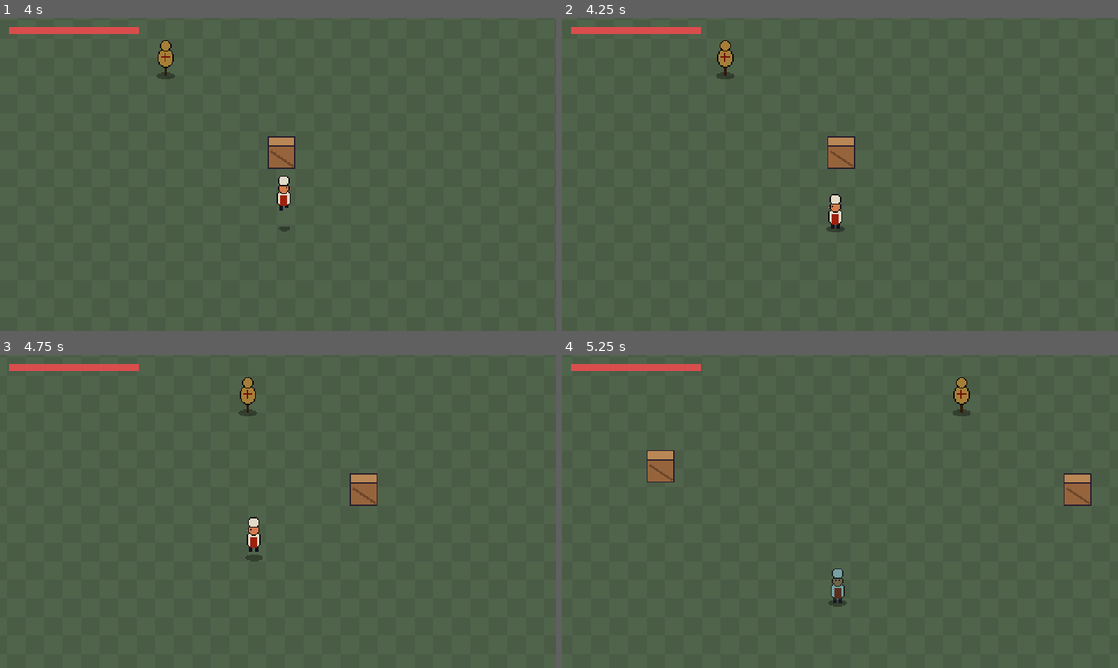
Above: before the commit, frames 1-4 (two rows, left to right).
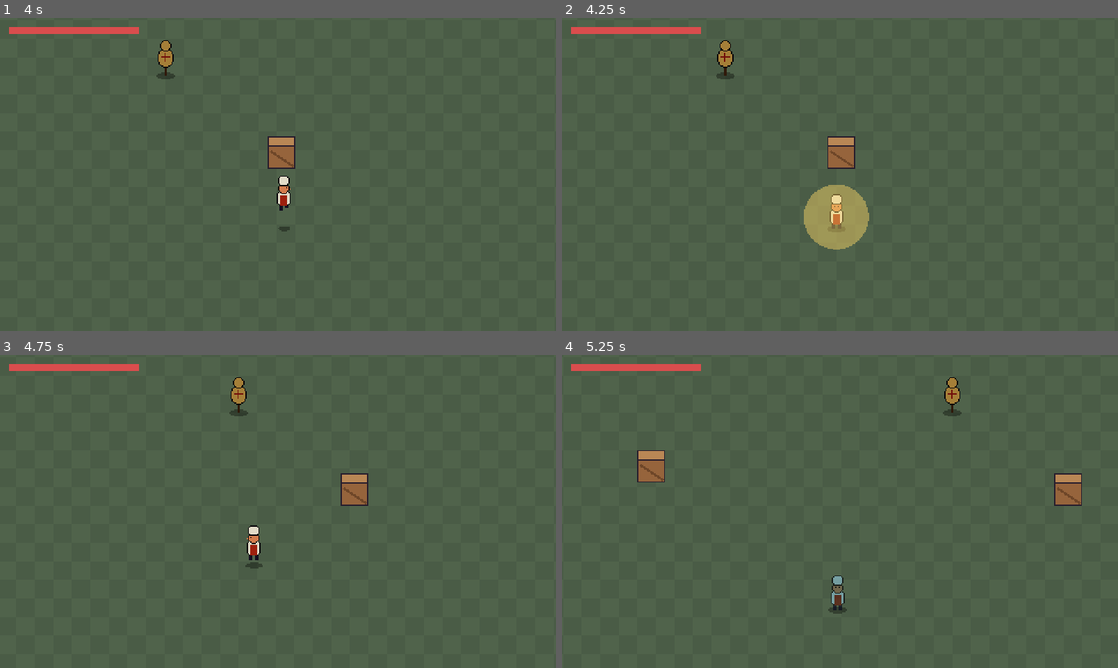
Above: after the commit, the same moments.

Repository: xNeku/cookerlegacy
Game: Godot game, scene res://game/main/main.tscn
Same seed, same stepped clock (60 frames per second), same inputs: the game is played once before the commit and once after it.
Inputs (mouse positions are in pixels of both pictures, inside the frame that each line leads up to):
- Up to frame 1 (4 s): tap Enter at 0.5 s; move the mouse to (400, 158) at 0.52 s; hold D (move_right) 0.53-1.28 s; hold K (attack_heavy) 0.53-1.28 s; click (400, 158) at 0.67 s; tap Space (jump) at 0.77, 1.07, 1.52, 1.82, 2.3, 2.85, 3.02, 3.32, 3.77 s; tap J (attack_light) at 0.8, 1.35, 3.8 s; move the mouse to (166, 190) at 1.27 s; hold S (move_down) 1.28-2.03 s; click (166, 190) at 1.42 s; tap L (dash) at 1.55, 2.1 s; move the mouse to (333, 105) at 2.02 s; hold D (move_right) 2.03-2.78 s; click (333, 105) at 2.17 s; move the mouse to (250, 237) at 2.77 s; hold W (move_up) 2.78-3.53 s; click (250, 237) at 2.92 s; tap K (attack_heavy) at 3.05 s; move the mouse to (444, 221) at 3.52 s; hold A (move_left) from 3.53 s (still down); hold K (attack_heavy) from 3.53 s (still down); click (444, 221) at 3.67 s
- Up to frame 2 (4.25 s): keep holding A (move_left); keep holding K (attack_heavy); tap Space (jump) at 4.07 s; tap Q (skill_1) at 4.15 s
- Up to frame 3 (4.75 s): keep holding A (move_left); move the mouse to (111, 464) at 4.27 s; release K (attack_heavy) at 4.28 s; tap J (attack_light) at 4.35 s; click (111, 464) at 4.42 s; tap Space (jump) at 4.52 s; tap L (dash) at 4.55 s
- Up to frame 4 (5.25 s): tap Space (jump) at 4.82 s; move the mouse to (867, 511) at 5.02 s; release A (move_left) at 5.03 s; hold S (move_down) from 5.03 s (still down); tap L (dash) at 5.1 s; click (867, 511) at 5.17 s

Frame 1 is identical in both runs. In frame 2, 1.9% of the frame differs, in the area x 43-56%, y 53-74%; in frame 3, 1.2%; in frame 4, 1.6%.

Commit message:
B-012: golpe giratorio (R1/Q): área circular multi-golpe con empuje radial, se mueve girando, enfriamiento, cancelable y en el aire; Hitbox dibuja rect/círculo
Co-Authored-By: Claude Opus 5.5 <noreply@anthropic.com>
Claude-Session: https://claude.ai/code/session_019opLeEuLpxTACDT7pgCg4z

Diff:
--- a/game/combat/attack_data.gd
+++ b/game/combat/attack_data.gd
@@ -18,6 +18,9 @@
 @export var cancel_from: float = 0.0
 
 @export_group("Daño")
+## Cada cuánto vuelve a golpear mientras la ventana de daño sigue abierta (s).
+## 0 = un solo impacto por golpe.
+@export var multi_hit_interval: float = 0.0
 @export var damage: float = 10.0
 ## Fuerza del empujón al enemigo (px/s).
 @export var knockback: float = 80.0
@@ -28,6 +31,9 @@
 @export var knockup_height: float = 0.0
 
 @export_group("Área")
+## Área circular alrededor del atacante (giro...): empuja a cada uno hacia fuera.
+## Con radial, el diámetro es hitbox_size.x y hitbox_distance se ignora.
+@export var radial: bool = false
 ## Tamaño del área de golpe (largo hacia delante, ancho).
 @export var hitbox_size: Vector2 = Vector2(22, 18)
 ## Distancia del centro del área al cuerpo.
--- a/game/combat/hit_feedback.gd
+++ b/game/combat/hit_feedback.gd
@@ -40,5 +40,6 @@
 			break
 	var parent := get_tree().current_scene if get_tree().current_scene else hurtbox.owner.get_parent()
 	parent.add_child(spark)
-	spark.global_position = target_pos - hitbox.direction * 4.0
-	spark.rotation = hitbox.direction.angle()
+	var dir := hitbox.get_knockback_direction(target_pos)
+	spark.global_position = target_pos - dir * 4.0
+	spark.rotation = dir.angle()
--- a/game/combat/hitbox.gd
+++ b/game/combat/hitbox.gd
@@ -8,6 +8,8 @@
 
 ## Pinta el área mientras está activa. Útil mientras no hay animación de ataque.
 @export var show_debug_shape: bool = true
+## Color del área pintada.
+@export var debug_color: Color = Color(1, 0.85, 0.4, 0.45)
 
 ## Golpe actual (daño, empuje, hitstop, temblor...). Lo lee quien recibe y el feedback.
 var attack: AttackData
@@ -20,13 +22,19 @@
 	get:
 		return attack.knockback if attack else 0.0
 
+var _active_flag: bool = false
+var _debug_visible: bool = false
+var _rect_shape: RectangleShape2D
+var _circle_shape: CircleShape2D
+
 @onready var _shape: CollisionShape2D = %Shape
-@onready var _debug_shape: ColorRect = %DebugShape
 
 
 func _ready() -> void:
-	# Cada instancia necesita su propia forma, porque cambiamos su tamaño por golpe.
-	_shape.shape = _shape.shape.duplicate()
+	# Cada instancia tiene sus propias formas, porque cambian de tamaño por golpe.
+	_rect_shape = _shape.shape.duplicate()
+	_circle_shape = CircleShape2D.new()
+	_shape.shape = _rect_shape
 	set_active(false)
 
 
@@ -35,17 +43,44 @@
 	attack = new_attack
 	direction = dir
 	rotation = dir.angle()
-	var size := new_attack.hitbox_size
-	(_shape.shape as RectangleShape2D).size = size
-	_shape.position = Vector2(new_attack.hitbox_distance, 0.0)
-	_debug_shape.size = size
-	_debug_shape.position = _shape.position - size / 2.0
+	if new_attack.radial:
+		_circle_shape.radius = new_attack.hitbox_size.x / 2.0
+		_shape.shape = _circle_shape
+		_shape.position = Vector2.ZERO
+	else:
+		_rect_shape.size = new_attack.hitbox_size
+		_shape.shape = _rect_shape
+		_shape.position = Vector2(new_attack.hitbox_distance, 0.0)
+	queue_redraw()
 
 
 func set_active(active: bool) -> void:
+	if active == _active_flag:
+		return
+	_active_flag = active
 	_shape.set_deferred("disabled", not active)
-	_debug_shape.visible = active and show_debug_shape
+	_debug_visible = active and show_debug_shape
+	queue_redraw()
 
 
 func is_active() -> bool:
-	return not _shape.disabled
+	return _active_flag
+
+
+## Dirección del empujón para quien está en `target_position`: la del golpe,
+## o hacia fuera desde el centro si el golpe es radial.
+func get_knockback_direction(target_position: Vector2) -> Vector2:
+	if attack and attack.radial:
+		var away := target_position - global_position
+		return away.normalized() if not away.is_zero_approx() else direction
+	return direction
+
+
+
+func _draw() -> void:
+	if not _debug_visible or attack == null:
+		return
+	if attack.radial:
+		draw_circle(Vector2.ZERO, _circle_shape.radius, debug_color)
+	else:
+		draw_rect(Rect2(_shape.position - _rect_shape.size / 2.0, _rect_shape.size), debug_color)
--- a/game/combat/hitbox.tscn
+++ b/game/combat/hitbox.tscn
@@ -15,11 +15,3 @@
 unique_name_in_owner = true
 shape = SubResource("RectangleShape2D_hit")
 disabled = true
-
-[node name="DebugShape" type="ColorRect" parent="."]
-unique_name_in_owner = true
-visible = false
-offset_right = 22.0
-offset_bottom = 18.0
-mouse_filter = 2
-color = Color(1, 0.85, 0.4, 0.45)
--- a/game/enemies/enemy.gd
+++ b/game/enemies/enemy.gd
@@ -117,7 +117,7 @@
 	var heavy := hb.attack != null and hb.attack.is_heavy
 	var resistance := data.heavy_knockback_resistance if heavy else data.knockback_resistance
 	# Empujón (también al morir: sale despedido).
-	velocity = hb.direction * hb.knockback * (1.0 - resistance)
+	velocity = hb.get_knockback_direction(global_position) * hb.knockback * (1.0 - resistance)
 	var current := state_machine.current.name
 	if health.current <= 0.0 or current == &"Bones":
 		return
--- a/game/player/player.gd
+++ b/game/player/player.gd
@@ -26,6 +26,14 @@
 @export var charged_attack: ComboData
 ## Parte de la velocidad que se conserva al empezar un golpe (0 = frena en seco, 1 = toda).
 @export_range(0.0, 1.0) var attack_momentum_keep: float = 0.4
+
+@export_group("Golpe giratorio (R1 / Q)")
+## El golpe del giro (área circular, multi-golpe). En Fase 4 vendrá del arma.
+@export var spin_attack: AttackData
+## Espera entre giros (s), contada desde que empieza uno.
+@export var spin_cooldown: float = 1.2
+## Cada cuánto cambia de dirección el sprite al girar (s). Placeholder hasta tener animación.
+@export var spin_face_period: float = 0.04
 
 @export_group("Carga (△ mantenido)")
 ## Segundos manteniendo △ hasta tener la carga llena.
@@ -106,12 +114,14 @@
 var gravity_paused: bool = false
 
 ## Acciones que pasan por el buffer de input.
-const BUFFERED_ACTIONS: Array[StringName] = [&"attack_light", &"attack_heavy", &"dash", &"jump"]
+const BUFFERED_ACTIONS: Array[StringName] = [&"attack_light", &"attack_heavy", &"dash", &"jump", &"skill_1"]
 
 ## Reloj de juego (s): avanza con el tiempo del juego, así que se para en el hitstop.
 ## El buffer y los combos miden con este, no con el reloj real.
 var _clock: float = 0.0
 var _vertical_speed: float = 0.0
+## Momento (reloj de juego) en que se puede volver a girar.
+var _spin_ready_at: float = 0.0
 ## Invulnerabilidad que queda tras recibir un golpe (s).
 var _iframes_left: float = 0.0
 var _dash_charges: int = 0
@@ -222,6 +232,14 @@
 	_dash_charges -= 1
 
 
+func can_spin() -> bool:
+	return spin_attack != null and _clock >= _spin_ready_at
+
+
+func start_spin_cooldown() -> void:
+	_spin_ready_at = _clock + spin_cooldown
+
+
 func is_airborne() -> bool:
 	return height > 0.0 or _vertical_speed > 0.0
 
@@ -285,7 +303,7 @@
 
 
 func _on_hit_received(hb: Hitbox) -> void:
-	velocity = hb.direction * hb.knockback
+	velocity = hb.get_knockback_direction(global_position) * hb.knockback
 	_iframes_left = hurt_iframes
 	HitStop.freeze(hurt_hitstop)
 	get_tree().call_group(&"game_camera", &"shake", hurt_shake, 0.15)
--- a/game/player/player.tscn
+++ b/game/player/player.tscn
@@ -21,6 +21,8 @@
 [ext_resource type="Script" path="res://game/fx/hit_flash.gd" id="19_flash"]
 [ext_resource type="Material" path="res://game/fx/hit_flash_material.tres" id="20_mat"]
 [ext_resource type="Script" path="res://game/player/states/hurt.gd" id="21_hurt"]
+[ext_resource type="Script" path="res://game/player/states/spin.gd" id="22_spin"]
+[ext_resource type="Resource" path="res://game/weapons/spatula/spatula_spin.tres" id="23_spinatk"]
 
 [sub_resource type="CircleShape2D" id="CircleShape2D_feet"]
 radius = 5.0
@@ -36,6 +38,7 @@
 light_combo = ExtResource("9_combo")
 heavy_combo = ExtResource("10_heavy")
 charged_attack = ExtResource("11_charged")
+spin_attack = ExtResource("23_spinatk")
 
 [node name="Shadow" type="Sprite2D" parent="."]
 unique_name_in_owner = true
@@ -125,3 +128,6 @@
 
 [node name="Hurt" type="Node" parent="StateMachine"]
 script = ExtResource("21_hurt")
+
+[node name="Spin" type="Node" parent="StateMachine"]
+script = ExtResource("22_spin")
--- a/game/player/states/attack.gd
+++ b/game/player/states/attack.gd
@@ -40,7 +40,7 @@
 func physics_update(delta: float) -> void:
 	_time += delta
 	# Dash y salto cortan el golpe desde `cancel_from` (por defecto, desde el primer frame).
-	if _time >= _attack.cancel_from and (try_dash() or try_jump()):
+	if _time >= _attack.cancel_from and (try_dash() or try_jump() or try_spin()):
 		_finish()
 		return
 	_collect_inputs()
--- a/game/player/states/charge.gd
+++ b/game/player/states/charge.gd
@@ -18,7 +18,7 @@
 
 
 func physics_update(delta: float) -> void:
-	if try_dash() or try_jump():
+	if try_dash() or try_jump() or try_spin():
 		return
 	if not Input.is_action_pressed("attack_heavy"):
 		machine.change_to(&"ChargedAttack" if _full else &"HeavyAttack")
--- a/game/player/states/dash.gd
+++ b/game/player/states/dash.gd
@@ -46,6 +46,6 @@
 		if not player.is_airborne():
 			player.velocity = player.velocity.limit_length(player.max_speed)
 		# Lo que se pulsó durante el dash sale ahora (dash-strike, dash-dash...).
-		if try_dash() or try_attack():
+		if try_dash() or try_spin() or try_attack():
 			return
 		machine.change_to(player.free_state())
--- a/game/player/states/jump.gd
+++ b/game/player/states/jump.gd
@@ -10,7 +10,7 @@
 
 
 func physics_update(delta: float) -> void:
-	if try_dash() or try_attack():
+	if try_dash() or try_spin() or try_attack():
 		return
 	var input := player.get_move_input()
 	player.update_facing(input)
--- a/game/player/states/player_state.gd
+++ b/game/player/states/player_state.gd
@@ -27,6 +27,14 @@
 	return false
 
 
+## Golpe giratorio (R1 / Q) si está listo. Vale también en el aire.
+func try_spin() -> bool:
+	if player.can_spin() and player.consume_action(&"skill_1"):
+		machine.change_to(&"Spin")
+		return true
+	return false
+
+
 ## Ataques. En el suelo △ empieza a cargar; en el aire sale el golpe fuerte directo
 ## (el SaltoGolpe de Fase 4 irá aquí).
 func try_attack() -> bool:
@@ -41,4 +49,4 @@
 
 ## Todas las acciones, en orden de prioridad. Para estados libres (Idle, Move, Jump).
 func try_start_action() -> bool:
-	return try_dash() or try_jump() or try_attack()
+	return try_dash() or try_jump() or try_spin() or try_attack()
--- /dev/null
+++ b/game/player/states/spin.gd
@@ -0,0 +1,75 @@
+extends PlayerState
+## Golpe giratorio (R1 / Q): gira con el arma dando golpes a todo lo que hay alrededor
+## y empujándolo hacia fuera. Te mueves mientras giras (`move_speed_multiplier` del golpe).
+## Si el golpe tiene `multi_hit_interval`, vuelve a golpear cada ese tiempo.
+## Dash y salto lo cortan. (En Fase 5 este mismo giro cosechará.)
+
+const FACINGS: Array[Vector2] = [Vector2.DOWN, Vector2.RIGHT, Vector2.UP, Vector2.LEFT]
+
+var _time: float = 0.0
+var _since_hit: float = 0.0
+var _face_index: int = 0
+var _face_time: float = 0.0
+
+
+func enter(_previous: State) -> void:
+	_time = 0.0
+	_since_hit = 0.0
+	_face_time = 0.0
+	_face_index = FACINGS.find(player.facing)
+	player.start_spin_cooldown()
+	player.sprite.speed_scale = 1.0
+	player.hitbox.configure(player.spin_attack, player.facing)
+	player.hitbox.set_active(false)
+
+
+func exit() -> void:
+	player.hitbox.set_active(false)
+
+
+func physics_update(delta: float) -> void:
+	var attack := player.spin_attack
+	_time += delta
+	if _time >= attack.cancel_from and (try_dash() or try_jump()):
+		return
+
+	_update_hits(attack, delta)
+
+	var input := player.get_move_input()
+	player.steer(input, attack.move_speed_multiplier, delta)
+	player.move_and_slide()
+	_spin_visual(delta)
+
+	if _time >= attack.duration:
+		player.hitbox.set_active(false)
+		if try_start_action():
+			return
+		machine.change_to(player.free_state())
+
+
+## Activa el área en la ventana de daño. Con multi-golpe la apaga un frame cada
+## `multi_hit_interval` para que vuelva a "entrar" en los enemigos y golpee otra vez.
+func _update_hits(attack: AttackData, delta: float) -> void:
+	var in_window := _time >= attack.hit_start and _time < attack.hit_end
+	if not in_window:
+		player.hitbox.set_active(false)
+		return
+	_since_hit += delta
+	if attack.multi_hit_interval > 0.0 and _since_hit >= attack.multi_hit_interval:
+		_since_hit = 0.0
+		player.hitbox.set_active(false)
+		return
+	player.hitbox.set_active(true)
+
+
+## Placeholder: sin animación de giro, recorre las 4 direcciones muy rápido.
+func _spin_visual(delta: float) -> void:
+	if player.sprite.sprite_frames.has_animation(&"spin_down"):
+		player.play_animation("spin")
+		return
+	_face_time += delta
+	if _face_time >= player.spin_face_period:
+		_face_time = 0.0
+		_face_index = (_face_index + 1) % FACINGS.size()
+		player.facing = FACINGS[_face_index]
+	player.play_animation("idle")
--- /dev/null
+++ b/game/weapons/spatula/spatula_spin.tres
@@ -0,0 +1,21 @@
+[gd_resource type="Resource" script_class="AttackData" format=3]
+
+[ext_resource type="Script" path="res://game/combat/attack_data.gd" id="1_a0c6w"]
+
+[resource]
+script = ExtResource("1_a0c6w")
+animation = &"spin"
+duration = 0.5
+hit_start = 0.03
+hit_end = 0.47
+multi_hit_interval = 0.12
+damage = 6.0
+knockback = 130.0
+radial = true
+hitbox_size = Vector2(56, 56)
+lunge_speed = 0.0
+lunge_time = 0.0
+hitstop_time = 0.02
+shake_strength = 1.0
+shake_time = 0.08
+move_speed_multiplier = 0.75
Not shown, added: game/player/states/spin.gd.uid
